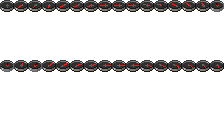
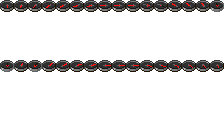
Before/after of a 224 x 120 layered artwork. What changed in the layer stack:
painted on "compass_03.png" over <box>18,4,51,8</box>
painted on "compass_01.png" over <box>18,4,51,8</box>
